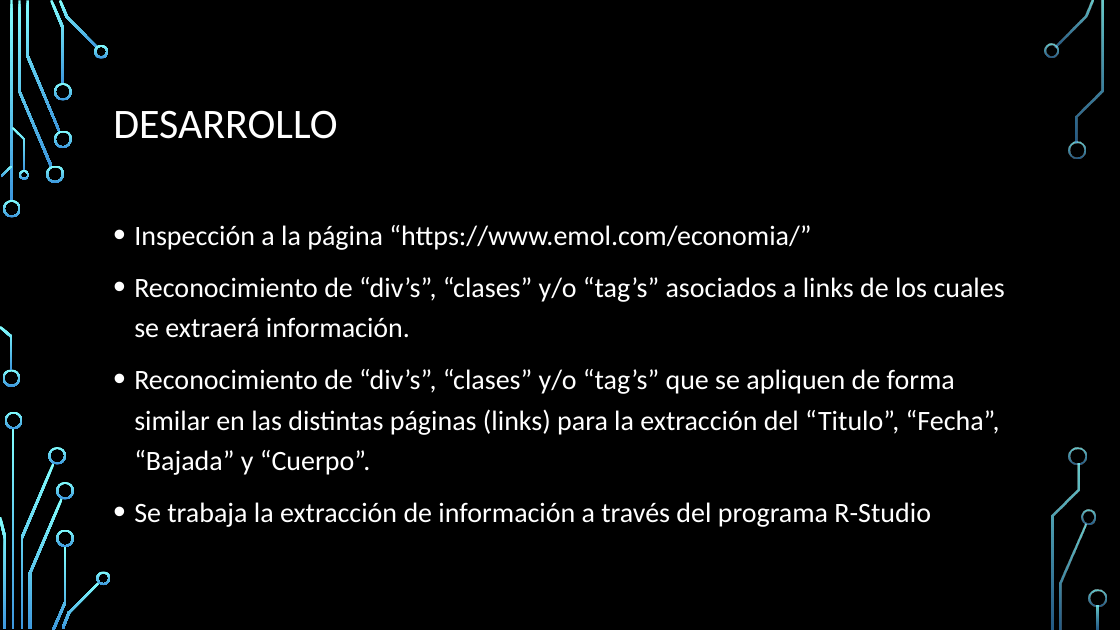
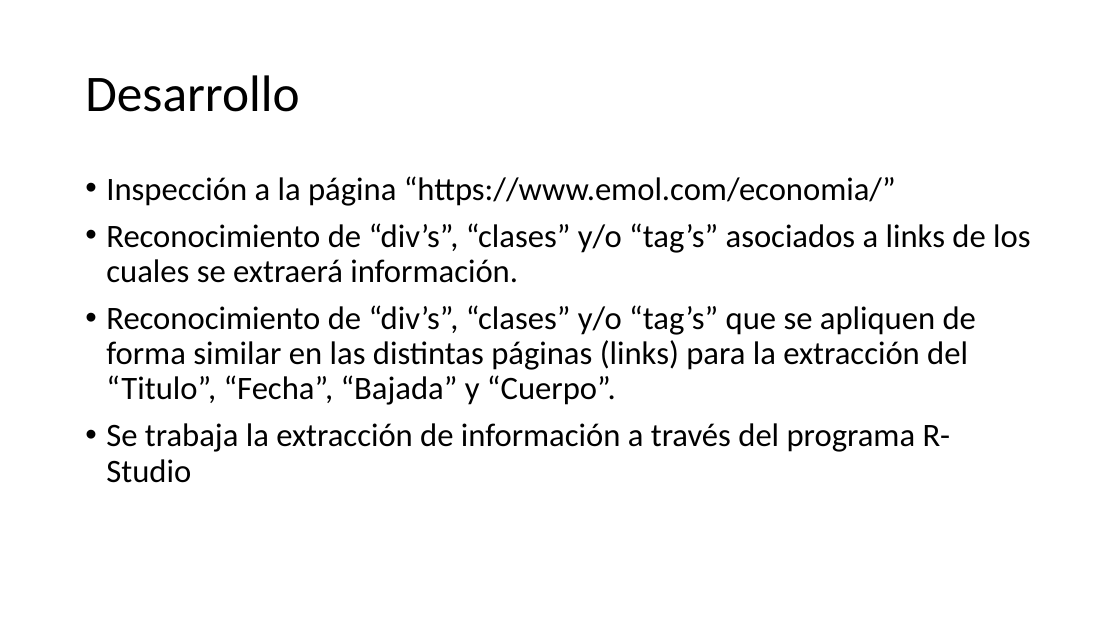
Before and after one commit to bryannegrete/financial-risk, a slide deck: slide 4 of Financial_Risk.pptx. Drawn at 1120x630 pixels with LibreOffice and Linux fonts; fonts in the diff are those of the drawing; background and template pictures are left out. Boxes give left, top, right and bottom in pixels: in the first picture for what was removed or moved away, otherwise in the second. Text is boxed around its words. In the diff, an @@ line names an element or a change of style, - is before the commit and + after.

Commit message:
Se realizan modificaciones básicas de forma en los archivos .pptx y .md

```diff
--- a/Financial_Risk.pptx
+++ b/Financial_Risk.pptx
@@ background picture (left out) to #FFFFFF @@
@@ title at (x1=85, y1=75, x2=299, y2=112): text changed; size 36 to 44 pt; text colour #FFFFFF to #000000 @@
-DESARROLLO
+Desarrollo
@@ text "Inspección a la página “https://www.emol.com/economia/”" moved from (x1=134, y1=225, x2=1005, y2=527) to (x1=106, y1=176, x2=1030, y2=483) @@
@@ text "Inspección a la página “https://www.emol.com/economia/”" at (x1=106, y1=176, x2=1030, y2=483): size 24 to 28 pt, text colour #FFFFFF to #000000; line spacing 1.2 to 0.9 @@
@@ group removed at (x1=0, y1=0, x2=1107, y2=630): 33 freeform shapes, 3 rectangles @@
```
Also in this commit, not shown: 5 other slides changed, 1 slide added, 1 slide removed, 1 other file.
